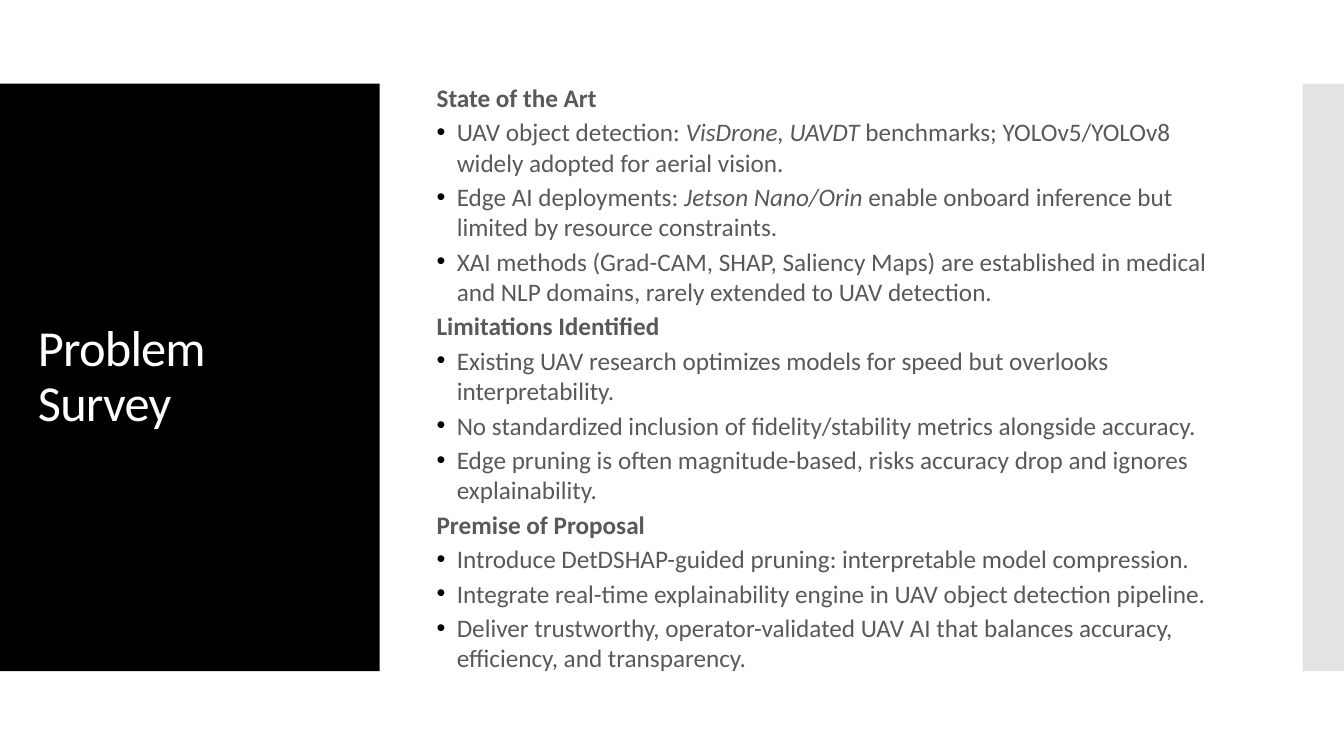
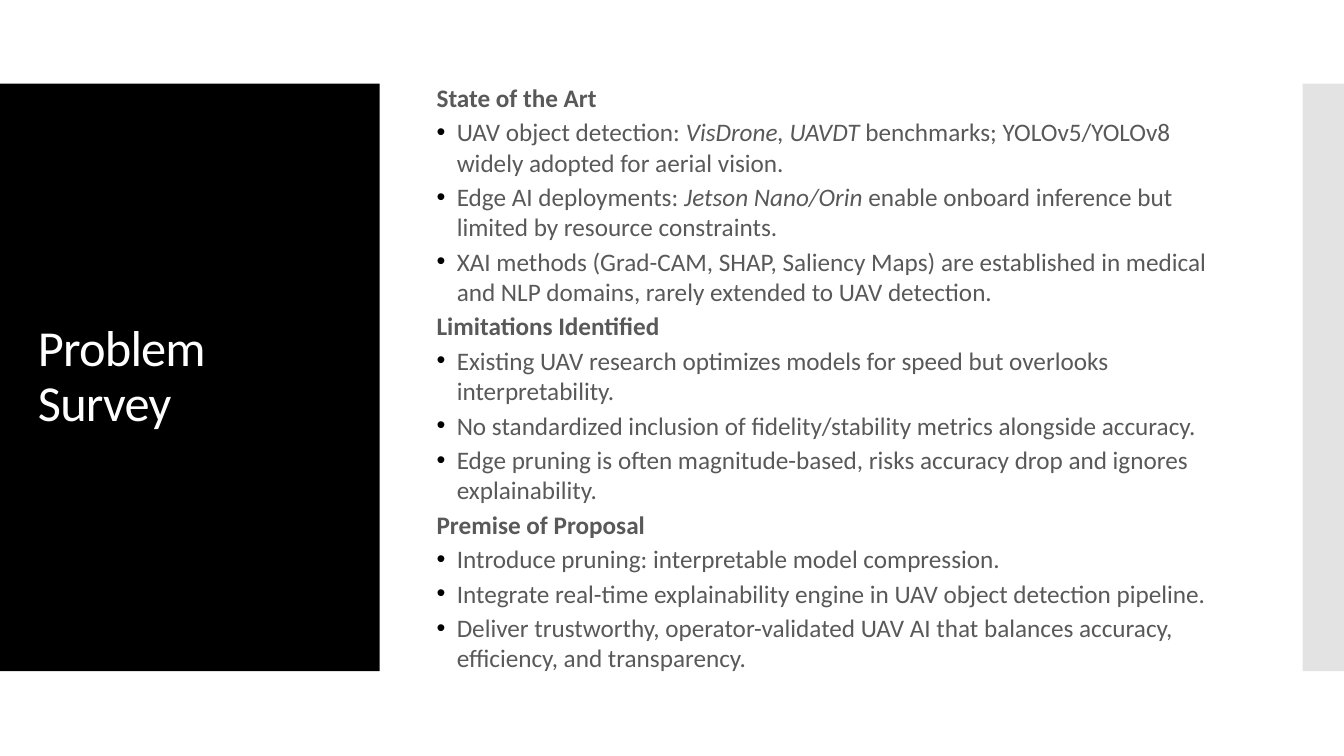
Before and after one commit to HakshayReddyKana/Capstone, a slide deck: slide 6 of Review-1.pptx. Drawn at 1344x756 pixels with LibreOffice and Linux fonts; fonts in the diff are those of the drawing. Boxes give left, top, right and bottom in pixels: in the first picture for what was removed or moved away, otherwise in the second. Text is boxed around its words. In the diff, an @@ line names an element or a change of style, - is before the commit and + after.

```diff
--- a/Review-1.pptx
+++ b/Review-1.pptx
@@ text at [457, 550, 999, 573]: text changed @@
-• Introduce DetDSHAP-guided pruning: interpretable model compression.
+• Introduce pruning: interpretable model compression.
```
Also in this commit, not shown: 4 other slides changed, 50 other files.
